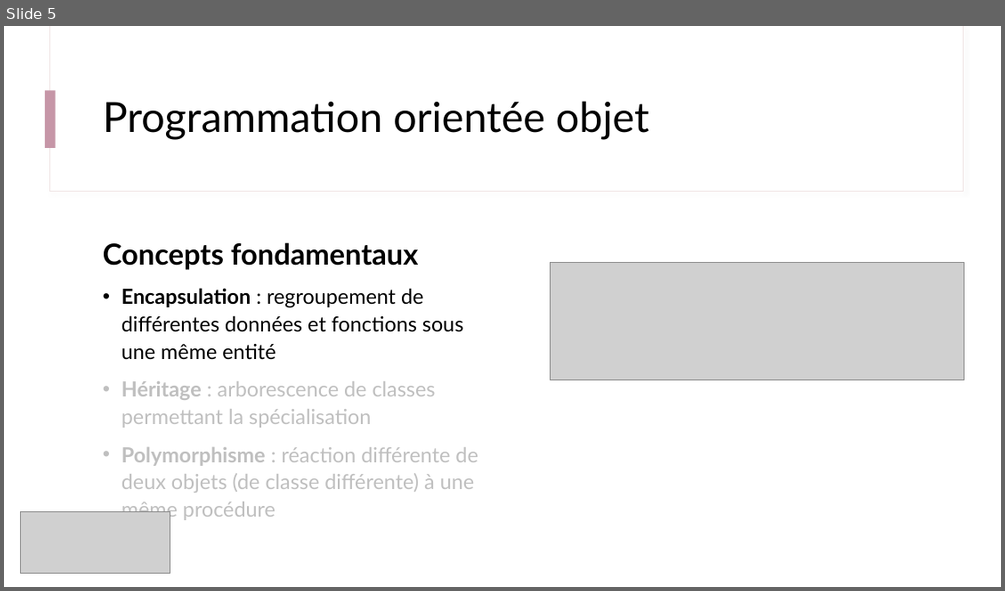
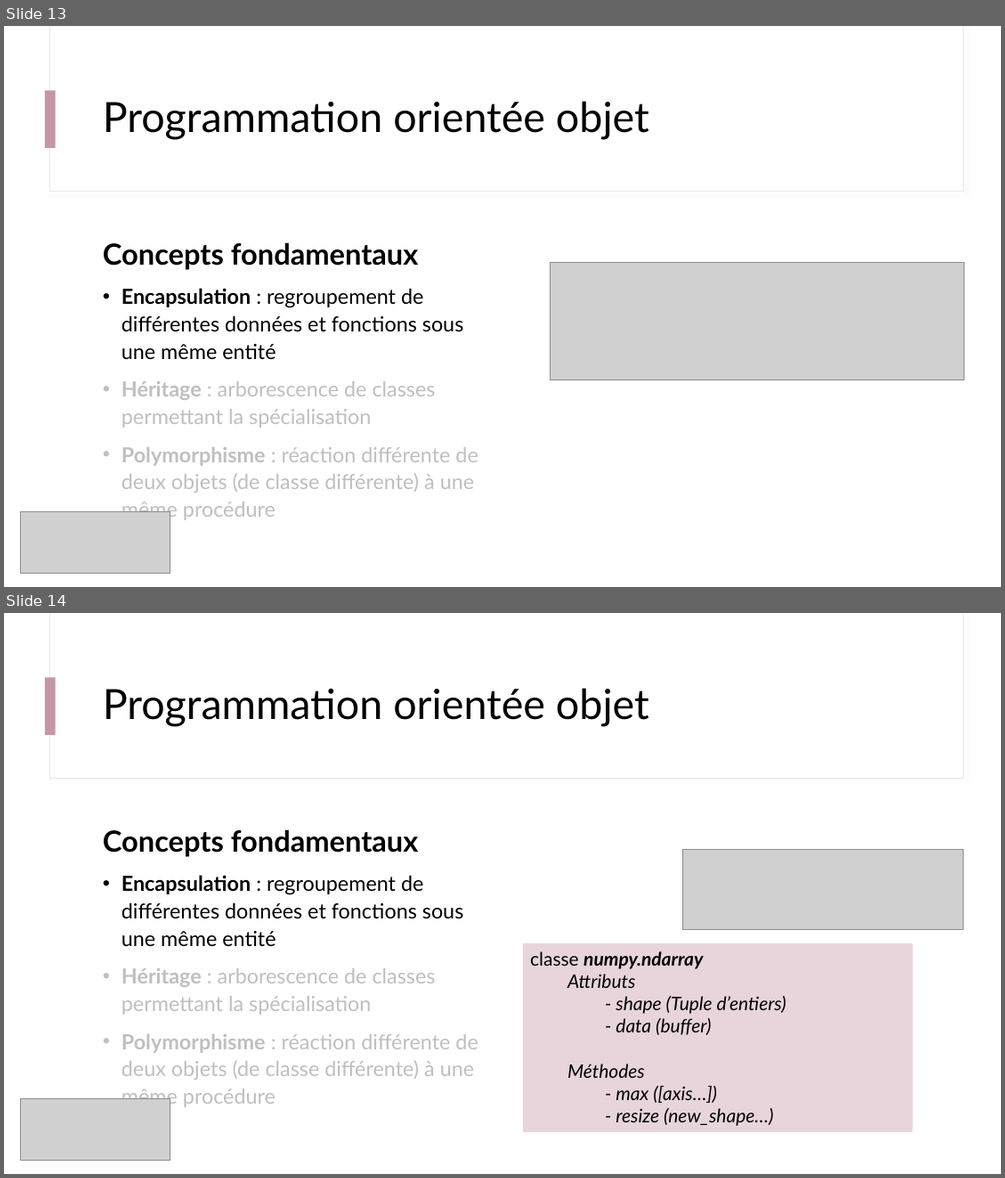
Before and after one commit to IOGS-Digital-Methods/semester-5, a slide deck: ONIP/onip_b1_methodes_numeriques/seance4_classes/B1_3_Classes_et_objets.pptx. Shown one above the other, each under a label of ours: slide 5 before the commit, slides 13 and 14 after it. The pictures are 1005x591 and 1005x1178 pixels, drawn with LibreOffice and Linux fonts; fonts in the diff are those of the drawing; grey boxes stand for pictures. Boxes give left, top, right and bottom in pixels: in the first picture for what was removed or moved away, otherwise in the second. Text is boxed around its words. In the diff, an @@ line names an element or a change of style, - is before the commit and + after.

```diff
--- a/ONIP/onip_b1_methodes_numeriques/seance4_classes/B1_3_Classes_et_objets.pptx
+++ b/ONIP/onip_b1_methodes_numeriques/seance4_classes/B1_3_Classes_et_objets.pptx
@@ slide 14 added at (x1=4, y1=613, x2=1001, y2=1174), background #FFFFFF; not listed: 3 template elements that a slide beside it also shows @@
@@ title added at (x1=103, y1=688, x2=649, y2=727), 40 pt, text #000000 @@
+Programmation orientée objet
@@ text added at (x1=103, y1=829, x2=477, y2=1109), 20 pt, text #BFBFBF @@
+Concepts fondamentaux
+• Encapsulation : regroupement de différentes données et fonctions sous une même entité
+• Héritage : arborescence de classes permettant la spécialisation
+• Polymorphisme : réaction différente de deux objets (de classe différente) à une même procédure
@@ picture added at (x1=682, y1=850, x2=963, y2=929) @@
@@ rectangle added at (x1=523, y1=943, x2=913, y2=1132), fill #E8D5DC, 18 pt, text #000000, italic @@
+classe numpy.ndarray
+Attributs
+- shape (Tuple d’entiers)
+- data (buffer)
+Méthodes
+- max ([axis…])
+- resize (new_shape…)
@@ picture added at (x1=20, y1=1098, x2=170, y2=1159) @@
@@ what was slide 5 is now slide 13 @@
```
Also in this commit, not shown: 1 slide changed, 8 other slides added, 3 other files.
